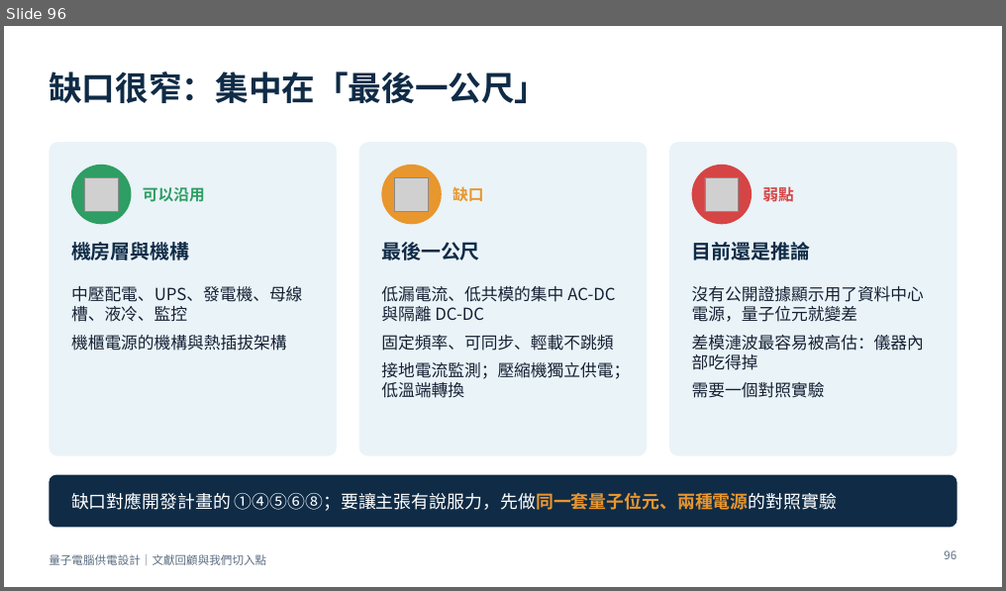
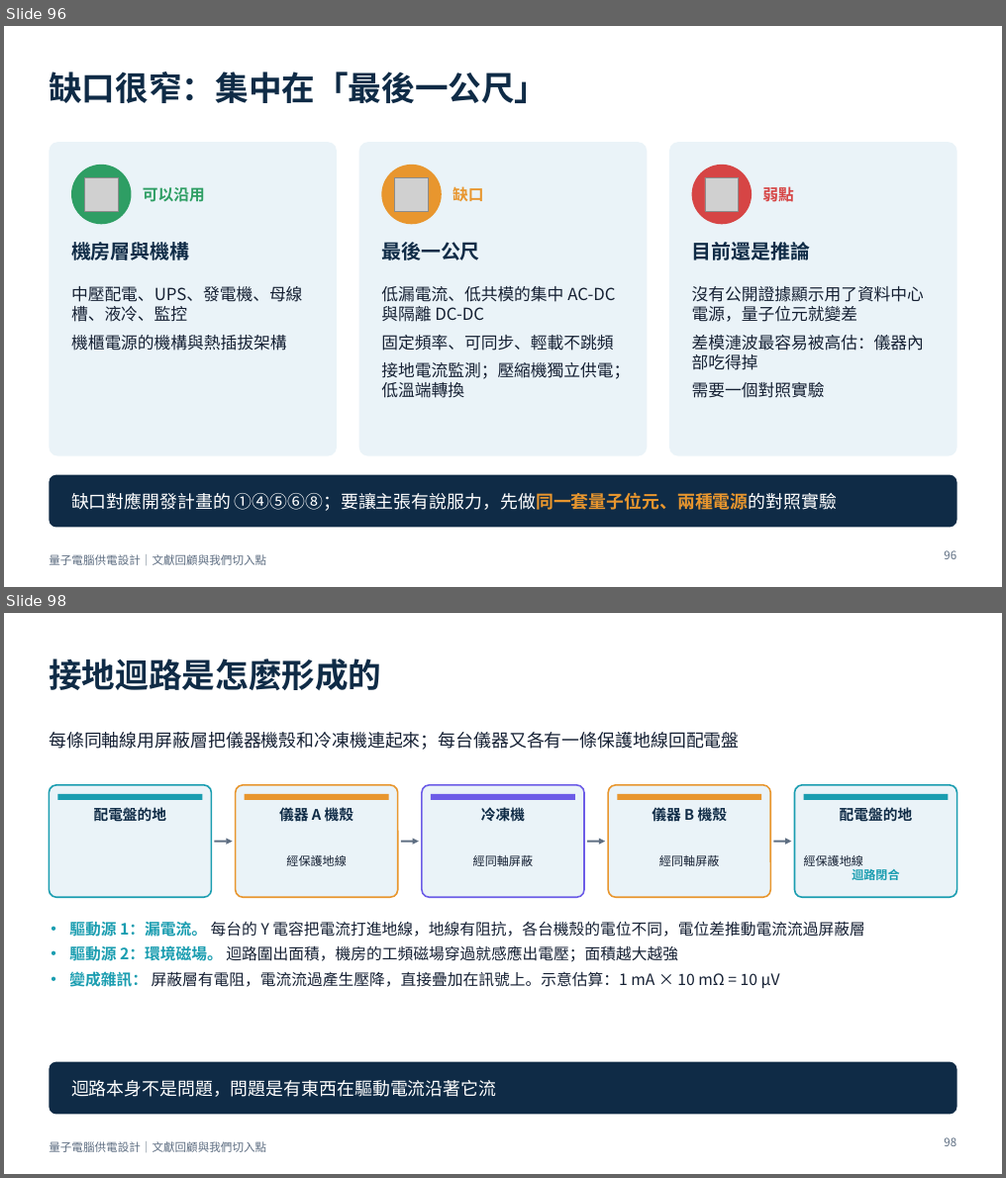
Before and after one commit to pcpcchen-coder/QuantumComputing, a slide deck: slides/output/qc-power-supply.pptx. Shown one above the other, each under a label of ours: slide 96 before the commit, slides 96 and 98 after it; the slides between them are not shown. The pictures are 1006x591 and 1006x1178 pixels, drawn with LibreOffice and Linux fonts; fonts in the diff are those of the drawing; grey boxes stand for pictures. Boxes give left, top, right and bottom in pixels: in the first picture for what was removed or moved away, otherwise in the second. Text is boxed around its words. In the diff, an @@ line names an element or a change of style, - is before the commit and + after.

```diff
--- a/slides/output/qc-power-supply.pptx
+++ b/slides/output/qc-power-supply.pptx
@@ slide 98 added at [4,613,1002,1174], background #FFFFFF; not listed: 1 template element that a slide beside it also shows @@
@@ title added at [49,659,381,690], 32 pt, text #0F2B46, bold @@
+接地迴路是怎麼形成的
@@ text added at [49,732,739,750], 17 pt, text #152033 @@
+每條同軸線用屏蔽層把儀器機殼和冷凍機連起來；每台儀器又各有一條保護地線回配電盤
@@ rounded rectangle added at [49,785,211,897], fill #EAF3F8, outline #1A9DB0 1.5 pt @@
@@ rounded rectangle added at [236,785,398,897], fill #EAF3F8, outline #E8962E 1.5 pt @@
@@ rounded rectangle added at [422,785,584,897], fill #EAF3F8, outline #6C5CE7 1.5 pt @@
@@ rounded rectangle added at [608,785,770,897], fill #EAF3F8, outline #E8962E 1.5 pt @@
@@ rounded rectangle added at [795,785,957,897], fill #EAF3F8, outline #1A9DB0 1.5 pt @@
@@ rectangle added at [57,794,202,800], fill #1A9DB0 @@
@@ text added at [94,806,167,825], 14 pt, text #0F2B46, bold @@
+配電盤的地
@@ rectangle added at [245,794,389,800], fill #E8962E @@
@@ text added at [279,806,353,825], 14 pt, text #0F2B46, bold @@
+儀器 A 機殼
@@ rectangle added at [431,794,575,800], fill #6C5CE7 @@
@@ text added at [481,807,525,821], 14 pt, text #0F2B46, bold @@
+冷凍機
@@ rectangle added at [617,794,761,800], fill #E8962E @@
@@ text added at [651,806,727,825], 14 pt, text #0F2B46, bold @@
+儀器 B 機殼
@@ rectangle added at [804,794,948,800], fill #1A9DB0 @@
@@ text added at [840,806,913,825], 14 pt, text #0F2B46, bold @@
+配電盤的地
@@ arrow added from (214, 842) to (233, 842), #5E6E82 2 pt @@
@@ arrow added from (401, 842) to (419, 842), #5E6E82 2 pt @@
@@ arrow added from (587, 842) to (605, 842), #5E6E82 2 pt @@
@@ arrow added from (773, 842) to (792, 842), #5E6E82 2 pt @@
@@ text added at [286,856,346,866], 11.5 pt, text #152033 @@
+經保護地線
@@ text added at [473,856,533,866], 11.5 pt, text #152033 @@
+經同軸屏蔽
@@ text added at [659,856,719,866], 11.5 pt, text #152033 @@
+經同軸屏蔽
@@ text added at [804,856,899,883], 11.5 pt, text #152033 @@
+經保護地線
+迴路閉合
@@ text added at [69,919,864,988], 15 pt, text #152033 @@
+• 驅動源 1：漏電流。 每台的 Y 電容把電流打進地線，地線有阻抗，各台機殼的電位不同，電位差推動電流流過屏蔽層
+• 驅動源 2：環境磁場。 迴路圍出面積，機房的工頻磁場穿過就感應出電壓；面積越大越強
+• 變成雜訊： 屏蔽層有電阻，電流流過產生壓降，直接疊加在訊號上。示意估算：1 mA × 10 mΩ = 10 µV
@@ rounded rectangle added at [49,1062,957,1115], fill #0F2B46 @@
@@ text added at [71,1080,496,1097], 17 pt, text #FFFFFF @@
+迴路本身不是問題，問題是有東西在驅動電流沿著它流
@@ page number added at [944,1138,956,1147], 11 pt, text #5E6E82 @@
+98
```
Also in this commit, not shown: 1 slide changed, 3 other slides added, 4 other files.
